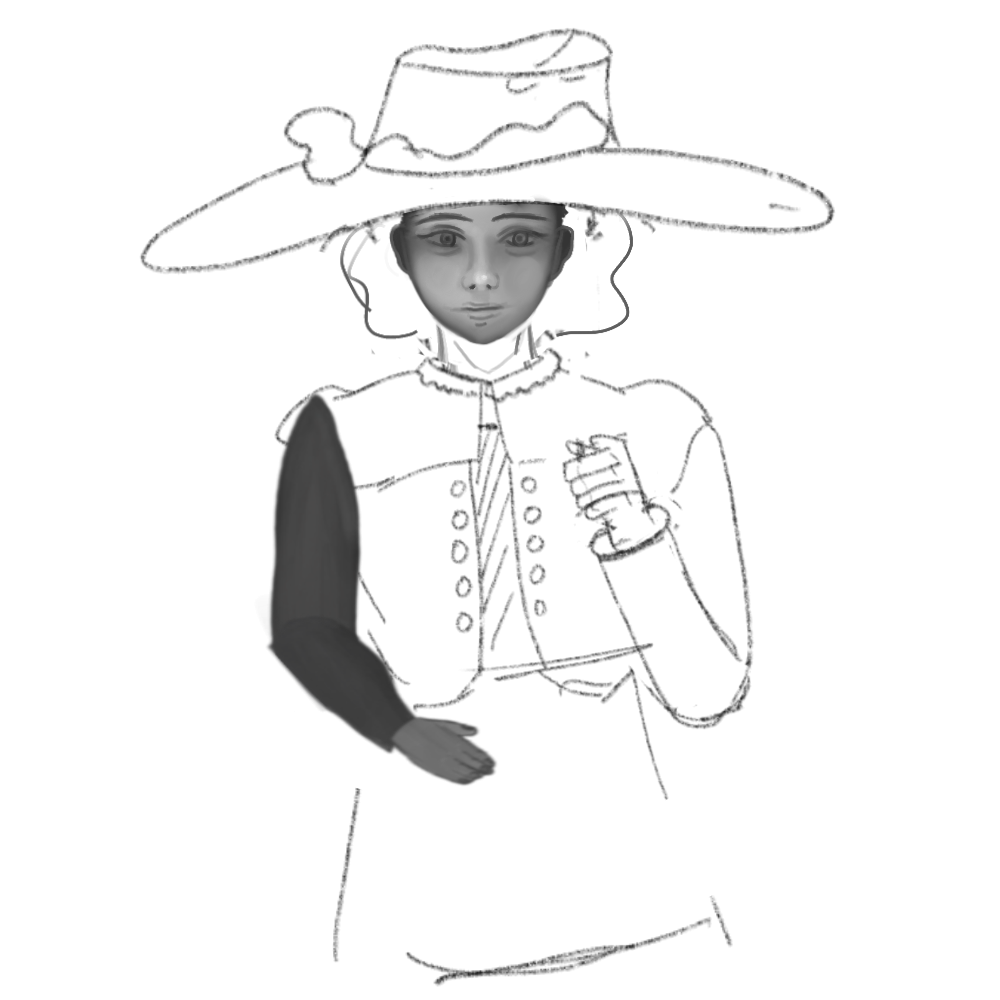
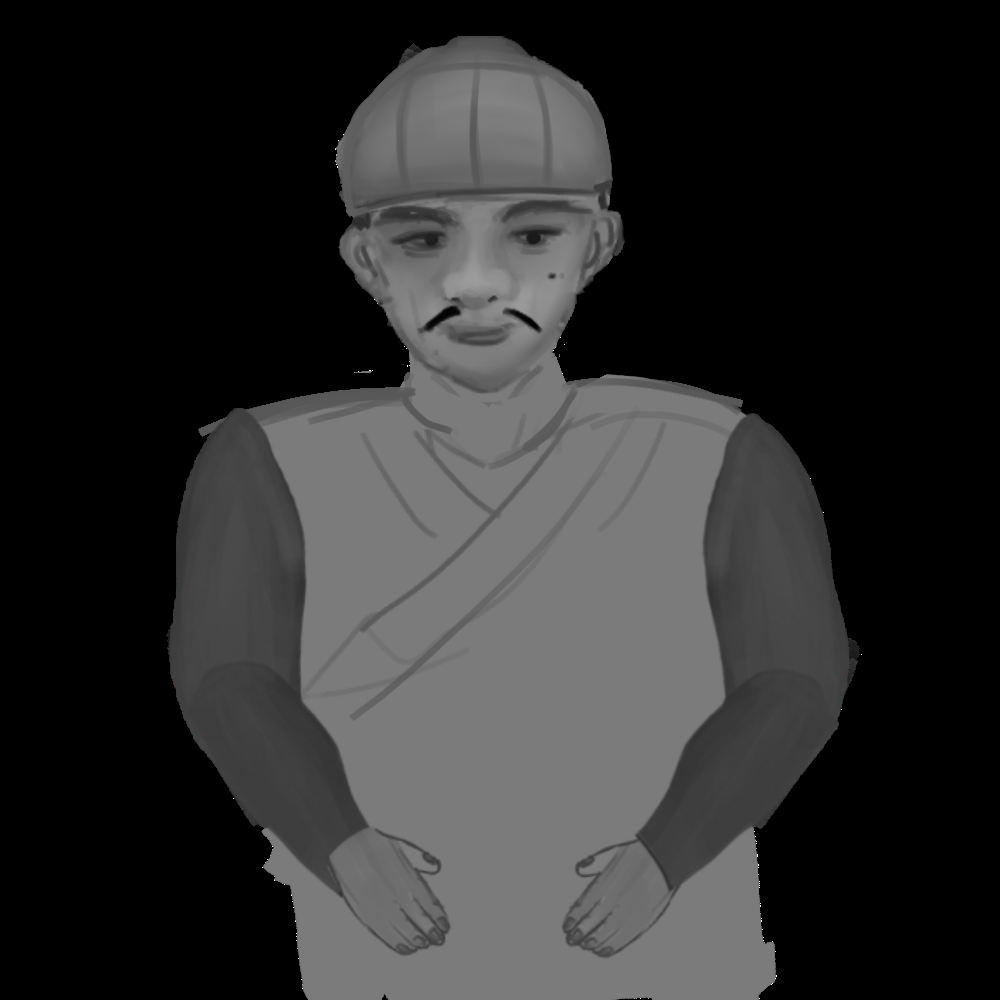
Layered file, before and after one edit (1000 × 1000). Changes by layer:
added group "새로운 그룹" (1st of 2) with 3 layers above "새로운 그룹" over 164, 407, 709, 957
added layer "레이어 4" (1st of 2, in "새로운 그룹") in group "새로운 그룹" over 321, 824, 709, 957
added layer "레이어 3" (1st of 2, in "새로운 그룹") in group "새로운 그룹" over 164, 622, 388, 901
added layer "레이어 2" (1st of 2, in "새로운 그룹") in group "새로운 그룹" over 168, 407, 309, 763
renamed "레이어 4" to "레이어 3", painted on it over 383, 636, 862, 894
renamed "레이어 3" to "레이어 4", painted on it over 253, 593, 694, 959
painted on "레이어 2" (2nd of 2, in "새로운 그룹") over 267, 391, 851, 755
renamed "레이어 11" to "레이어 14", hid it, opacity 100% → 37%, painted on it over 139, 27, 837, 987
renamed "레이어 13" to "레이어 15", showed it, opacity 10% → 100%, painted on it over 185, 36, 805, 1000
hid "배경" over 0, 0, 1000, 1000
